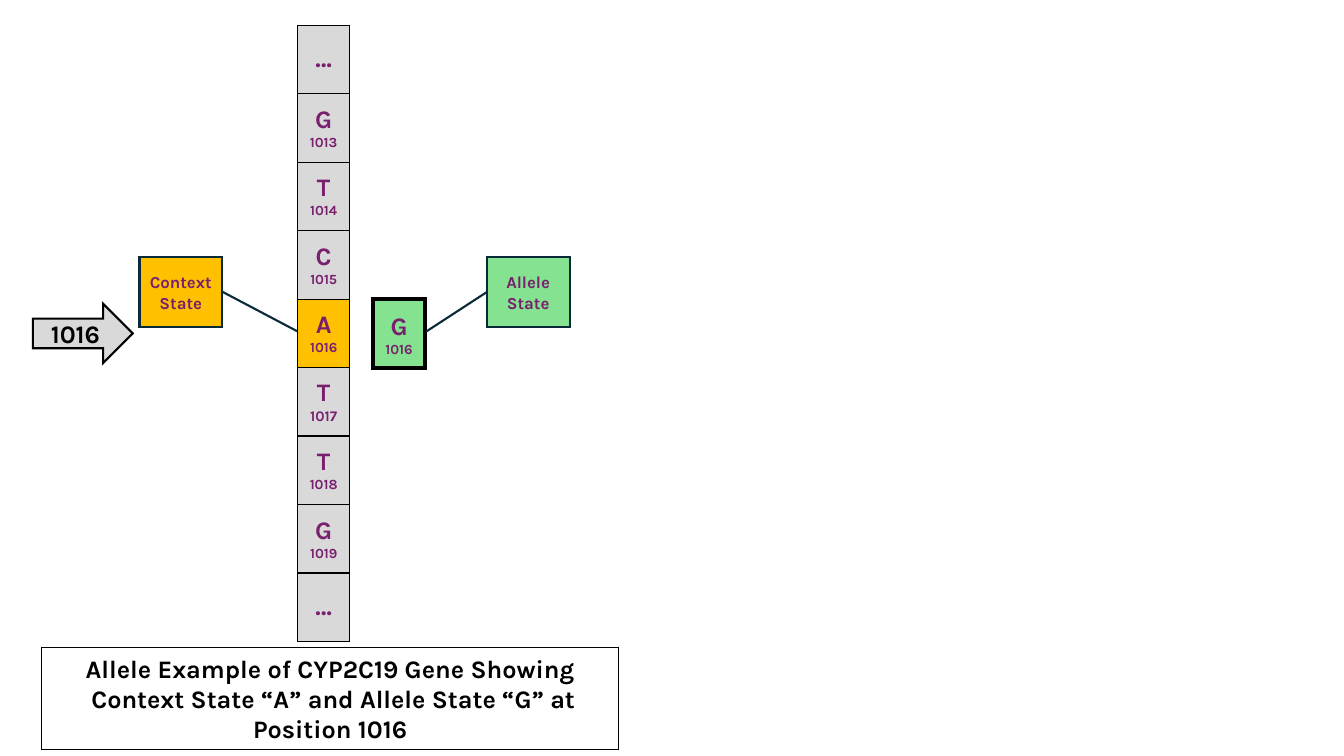
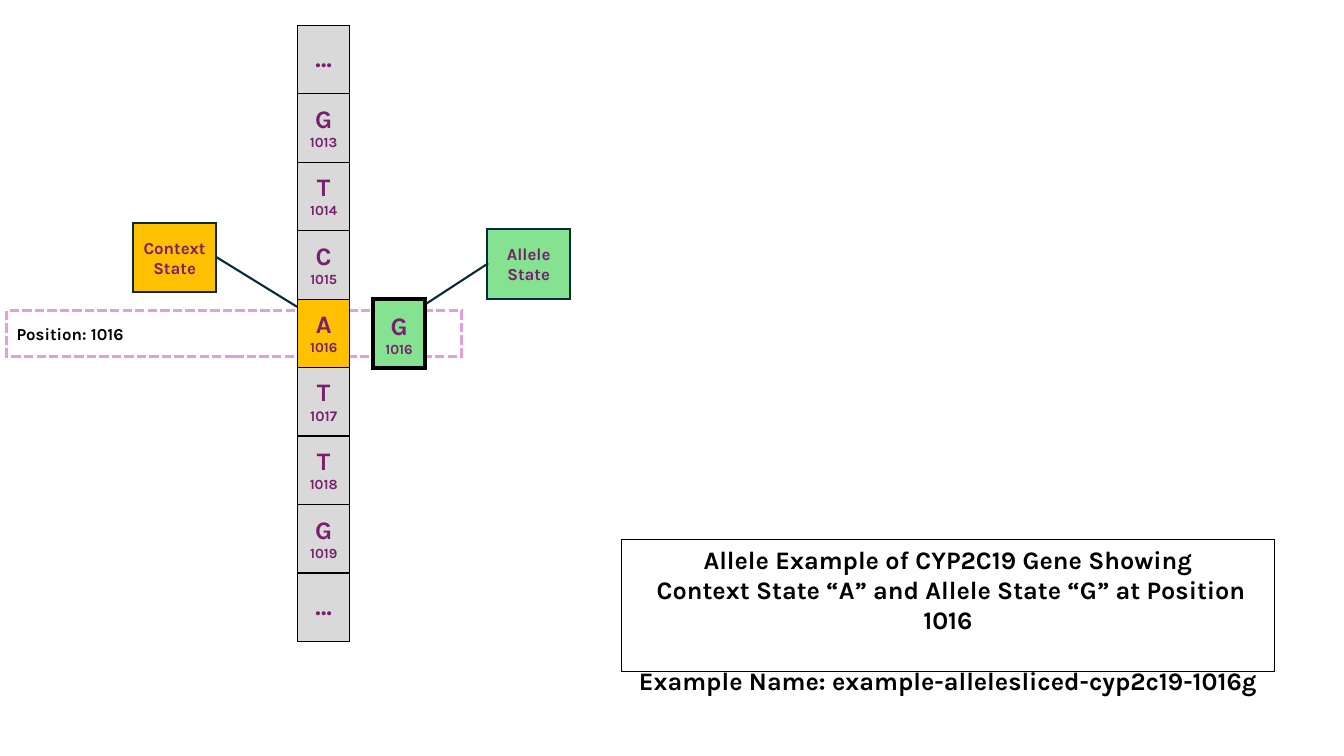
Before and after one commit to HL7/molecular-definition-data-types, a slide deck: slide 3 of input/pagecontent/MolDef-IG-Figures-Source.pptx. Drawn at 1344x756 pixels with LibreOffice and Linux fonts; fonts in the diff are those of the drawing. Boxes give left, top, right and bottom in pixels: in the first picture for what was removed or moved away, otherwise in the second. Text is boxed around its words. In the diff, an @@ line names an element or a change of style, - is before the commit and + after.

Commit message:
updating allele figure and adding example names

```diff
--- a/input/pagecontent/MolDef-IG-Figures-Source.pptx
+++ b/input/pagecontent/MolDef-IG-Figures-Source.pptx
@@ border callout "Context State": place and size @@
-border callout "Context State" at box(139, 257, 222, 327)
+border callout "Context State" at box(133, 223, 216, 292)
@@ border callout "Context State" at box(133, 223, 216, 292): proportions changed @@
@@ border callout "Allele State": place and size @@
-border callout "Allele State" at box(487, 257, 570, 327)
+border callout "Allele State" at box(487, 230, 570, 299)
@@ rectangle added at box(7, 311, 462, 356), outline #E59EDD 2.25 pt dashed, 12 pt, text #000000, bold @@
+Position: 1016
@@ right arrow removed at box(33, 303, 133, 363) @@
-1016
@@ rectangle "Allele Example of CYP2C19 Gene ...": place and size @@
-rectangle "Allele Example of CYP2C19 Gene ..." at box(41, 648, 619, 750)
+rectangle "Allele Example of CYP2C19 Gene ..." at box(621, 539, 1275, 671)
@@ text in rectangle at box(639, 671, 1256, 696): paragraph added @@
+Example Name: example-allelesliced-cyp2c19-1016g
```
Also in this commit, not shown: 1 other slide changed.
